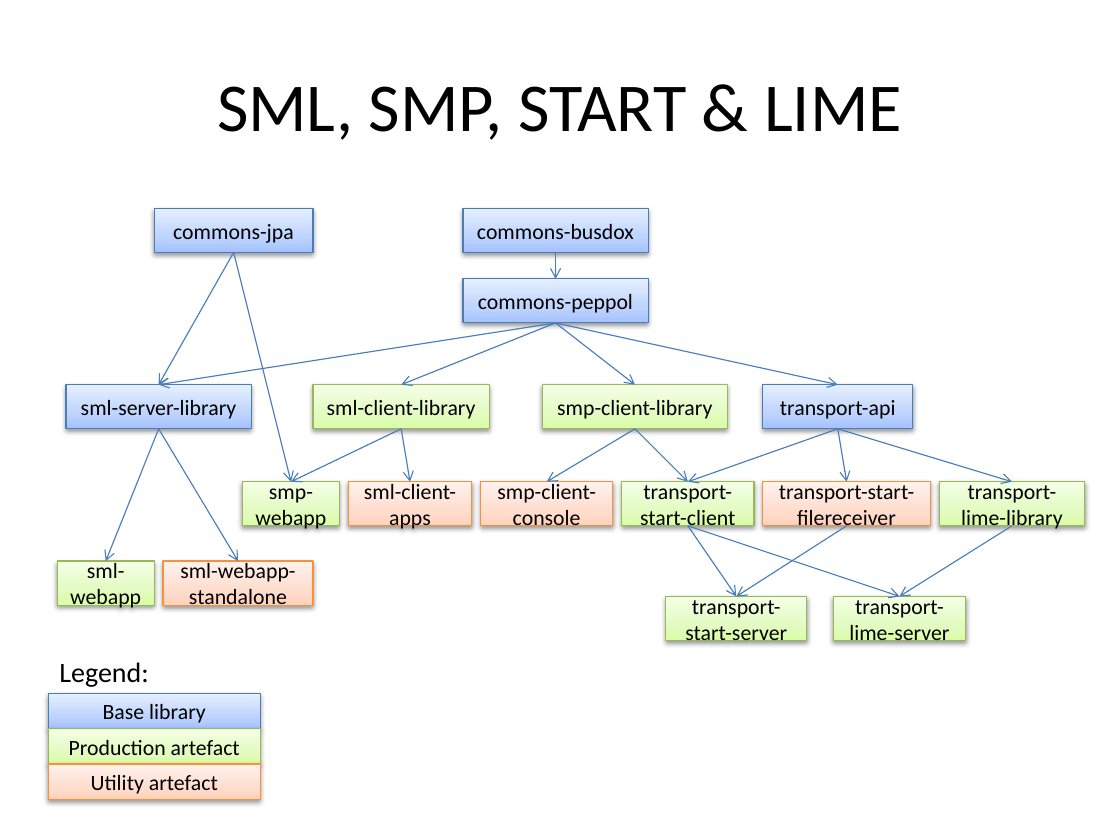
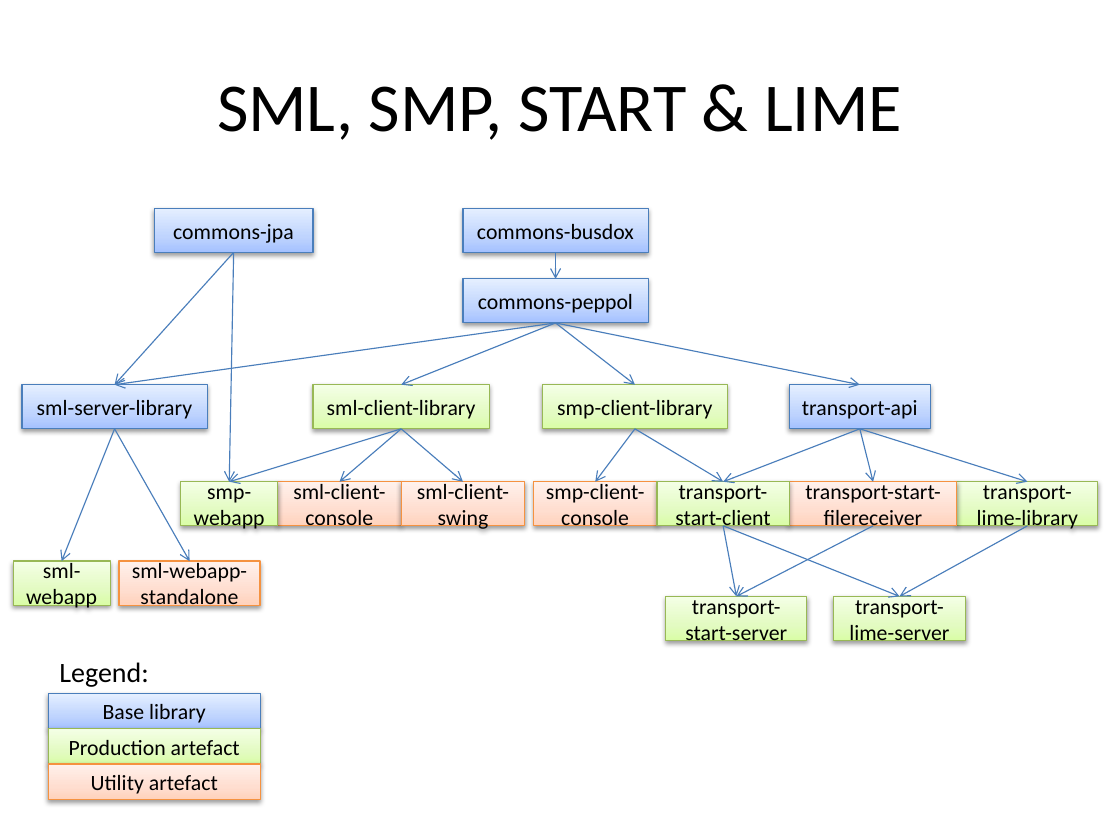
Before and after one commit to phax/peppol-silicone, a slide deck: slide 2 of docs/v2.3.0/ICT-Transport-Silicone_Java_ProjectDependencies-230.pptx. Drawn at 1120x840 pixels with LibreOffice and Linux fonts; fonts in the diff are those of the drawing. Boxes give left, top, right and bottom in pixels: in the first picture for what was removed or moved away, otherwise in the second. Text is boxed around its words. In the diff, an @@ line names an element or a change of style, - is before the commit and + after.

Commit message:
Updated sml-client applications in dependencies

```diff
--- a/docs/v2.3.0/ICT-Transport-Silicone_Java_ProjectDependencies-230.pptx
+++ b/docs/v2.3.0/ICT-Transport-Silicone_Java_ProjectDependencies-230.pptx
@@ arrow moved from (234, 252) - (159, 385) to (234, 252) - (114, 385) @@
@@ arrow moved from (234, 252) - (291, 482) to (234, 252) - (230, 482) @@
@@ arrow moved from (556, 323) - (159, 385) to (556, 323) - (114, 385) @@
@@ arrow moved from (556, 323) - (838, 385) to (556, 323) - (860, 385) @@
@@ rectangle "transport-api": place and size @@
-rectangle "transport-api" at [763, 385, 913, 429]
+rectangle "transport-api" at [790, 385, 931, 429]
@@ 2 rectangles, 1 arrow: place and size @@
-2 rectangles, 1 arrow at [57, 385, 251, 605]
+2 rectangles, 1 arrow at [13, 385, 207, 605]
@@ arrow moved from (159, 429) - (239, 561) to (114, 429) - (189, 561) @@
@@ arrow moved from (401, 429) - (291, 482) to (401, 429) - (230, 482) @@
@@ arrow moved from (401, 429) - (410, 482) to (401, 429) - (339, 482) @@
@@ arrow added from (401, 429) to (463, 482), #4B7EBC 0.75 pt @@
@@ arrow moved from (635, 429) - (547, 482) to (635, 429) - (595, 482) @@
@@ arrow moved from (635, 429) - (688, 482) to (635, 429) - (724, 482) @@
@@ arrow moved from (838, 429) - (688, 482) to (860, 429) - (724, 482) @@
@@ arrow moved from (838, 429) - (1012, 482) to (860, 429) - (1027, 482) @@
@@ arrow moved from (838, 429) - (847, 482) to (860, 429) - (874, 482) @@
@@ rectangle "smp-webapp": place and size @@
-rectangle "smp-webapp" at [243, 482, 340, 525]
+rectangle "smp-webapp" at [180, 482, 278, 525]
@@ rectangle "sml-client-console": place and size @@
-rectangle "sml-client-console" at [348, 482, 472, 525]
+rectangle "sml-client-console" at [278, 482, 401, 525]
@@ text in rectangle at [293, 481, 385, 532]: text changed @@
-sml-client-apps
+sml-client-console
@@ rectangle added at [401, 482, 524, 525], fill gradient #FFD2BD to #FFDED0 to #FFF2ED, outline #F69240 0.75 pt, 14 pt, text #000000 @@
+sml-client-swing
@@ rectangle "smp-client-console": place and size @@
-rectangle "smp-client-console" at [480, 482, 613, 525]
+rectangle "smp-client-console" at [533, 482, 656, 525]
@@ rectangle "transport-start-client": place and size @@
-rectangle "transport-start-client" at [622, 482, 754, 525]
+rectangle "transport-start-client" at [657, 482, 790, 525]
@@ rectangle "transport-start-filereceiver": place and size @@
-rectangle "transport-start-filereceiver" at [763, 482, 931, 525]
+rectangle "transport-start-filereceiver" at [790, 482, 958, 525]
@@ rectangle "transport-lime-library": place and size @@
-rectangle "transport-lime-library" at [940, 482, 1085, 525]
+rectangle "transport-lime-library" at [956, 482, 1098, 525]
@@ arrow moved from (688, 525) - (899, 596) to (724, 525) - (899, 596) @@
@@ arrow moved from (688, 525) - (736, 596) to (724, 525) - (736, 596) @@
@@ arrow moved from (847, 525) - (736, 596) to (874, 525) - (736, 596) @@
@@ arrow moved from (1012, 525) - (899, 596) to (1027, 525) - (899, 596) @@
@@ rectangle "sml-webapp-standalone": place and size @@
-rectangle "sml-webapp-standalone" at [164, 561, 314, 605]
+rectangle "sml-webapp-standalone" at [119, 561, 260, 605]
```
Also in this commit, not shown: 1 other slide changed.
